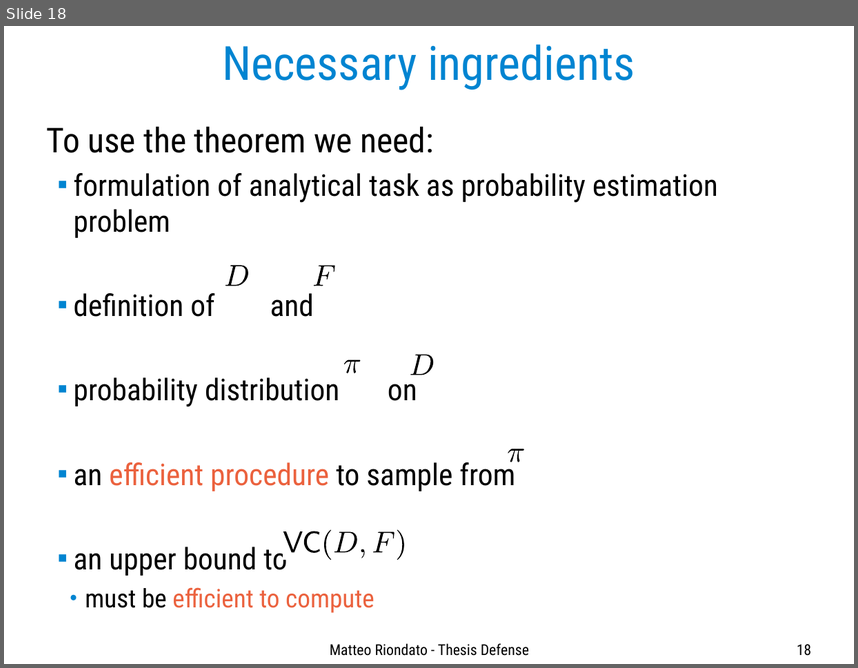
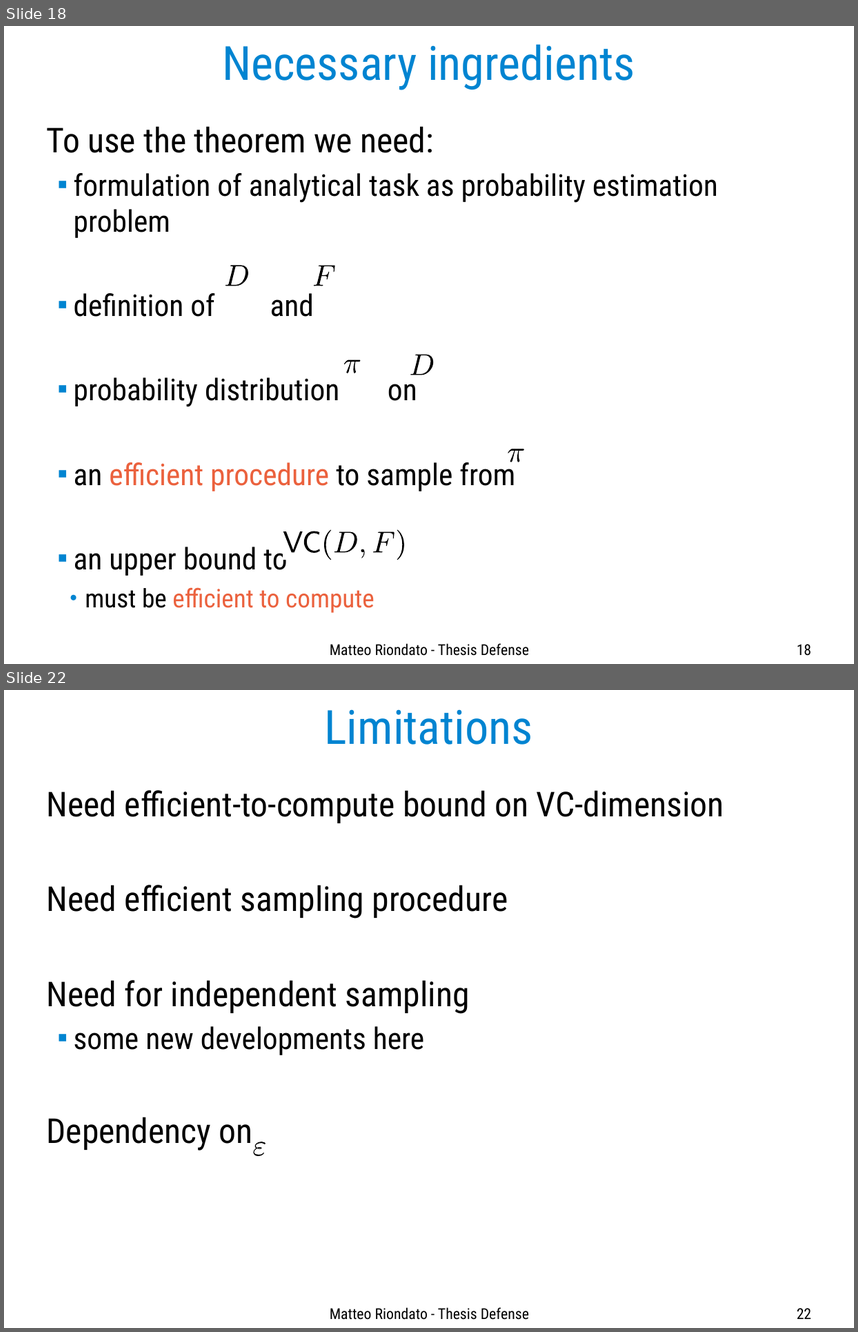
Before and after one commit to ZhizhongIsaacChen/dissertation, a slide deck: defense/Defense-talk.odp. Shown one above the other, each under a label of ours: slide 18 before the commit, slides 18 and 22 after it; the slides between them are not shown. The pictures are 858x668 and 858x1332 pixels, drawn with LibreOffice and Linux fonts; fonts in the diff are those of the drawing. Boxes give left, top, right and bottom in pixels: in the first picture for what was removed or moved away, otherwise in the second. Text is boxed around its words. In the diff, an @@ line names an element or a change of style, - is before the commit and + after.

```diff
--- a/defense/Defense-talk.odp
+++ b/defense/Defense-talk.odp
@@ slide 22 added at box(4, 690, 854, 1328), background #FFFFFF @@
@@ title added at box(325, 709, 533, 745), 44 pt, text #0084D1 @@
+Limitations
@@ text added at box(47, 790, 724, 1150), 32 pt, text #000000 @@
+Need efficient-to-compute bound on VC-dimension
+Need efficient sampling procedure
+Need for independent sampling
+  ■ some new developments here
+Dependency on
@@ freeform shape added at box(253, 1141, 266, 1156), fill #000000 @@
@@ text added at box(330, 1307, 529, 1319), 14 pt, text #000000 @@
+Matteo Riondato - Thesis Defense
@@ page number added at box(797, 1308, 811, 1319), 14 pt, text #000000 @@
+22
```
Also in this commit, not shown: 4 slides changed, 5 other slides added.
